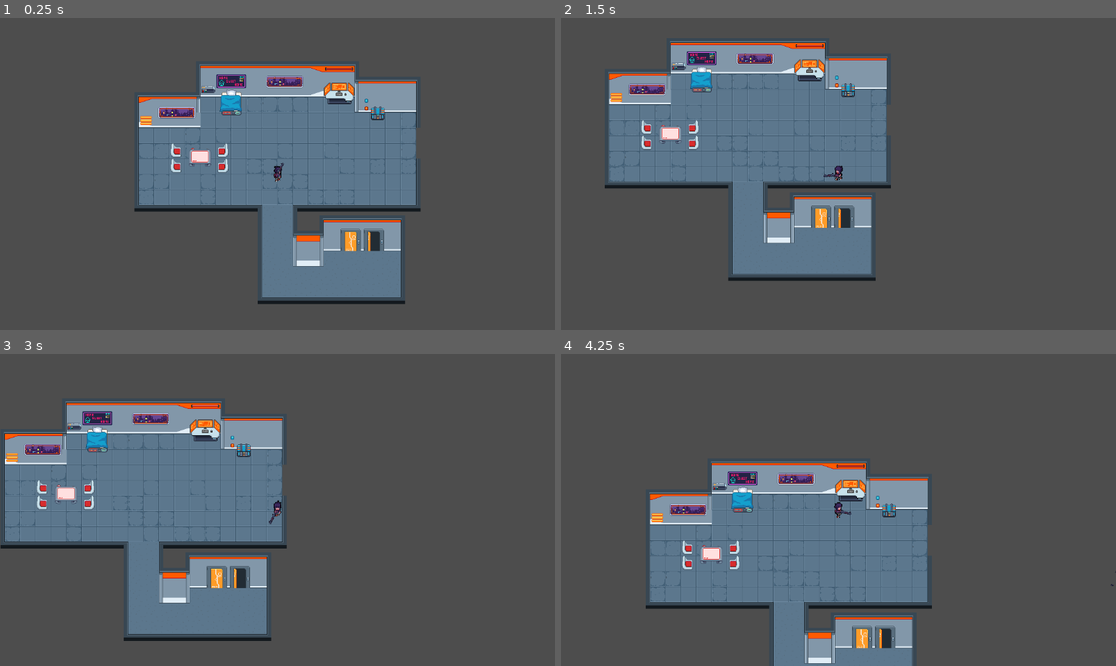
Above: before the commit, frames 1-4 (two rows, left to right).
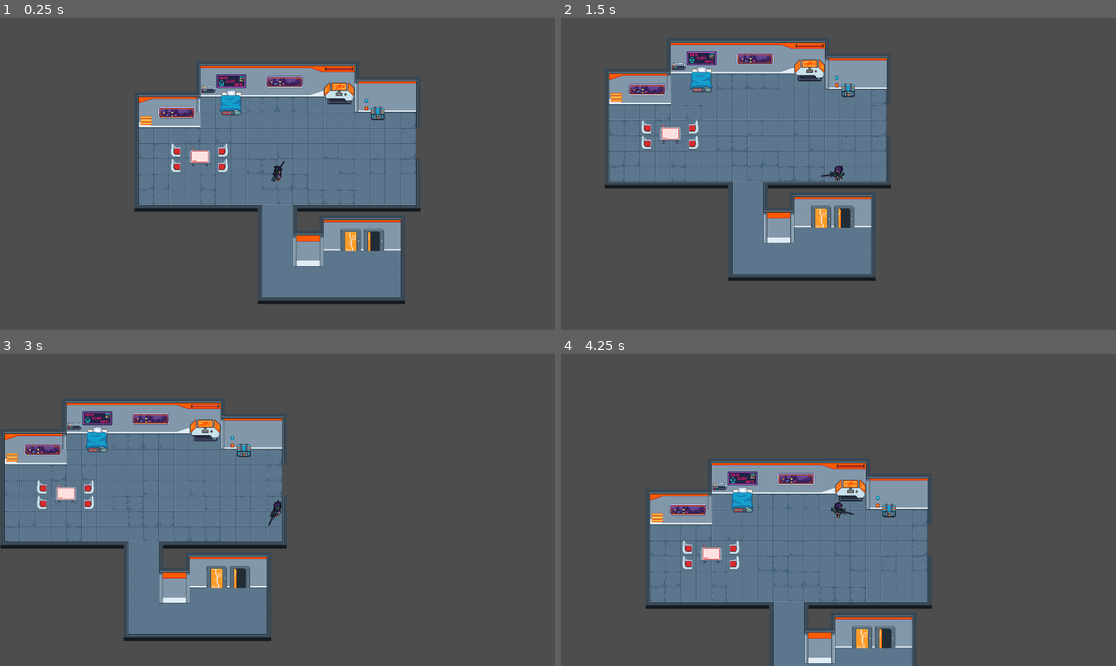
Above: after the commit, the same moments.

Repository: hellstrom01/Tripple-T
Game: Godot game, scene res://scenes/worlds/main_hub.tscn
The game is run twice, just before and just after one commit, with the same random seed, the same clock (stepped at 60 frames per second) and the same inputs. Before the commit the project starts from res://main_hub.tscn.
Inputs (mouse positions are in pixels of both pictures, inside the frame that each line leads up to):
- Up to frame 1 (0.25 s): no input
- Up to frame 2 (1.5 s): tap Enter at 0.5 s; move the mouse to (960, 158) at 0.52 s; hold D (right) 0.53-1.28 s; hold E (interact, bound only after the commit) 0.53-1.28 s; move the mouse to (727, 189) at 1.27 s; hold S (down) from 1.28 s (still down); click (727, 189) at 1.35 s
- Up to frame 3 (3 s): tap E (interact, bound only after the commit) at 1.55, 2.85 s; tap Space at 2 s; move the mouse to (333, 441) at 2.02 s; release S (down) at 2.03 s; hold D (right) 2.03-2.78 s; hold E (interact, bound only after the commit) 2.03-2.78 s; move the mouse to (249, 572) at 2.77 s; hold W (up) from 2.78 s (still down)
- Up to frame 4 (4.25 s): move the mouse to (1005, 556) at 3.52 s; release W (up) at 3.53 s; press the mouse at (1005, 556) at 3.53 s; hold A (left) from 3.53 s (still down); tap E (interact, bound only after the commit) at 3.8 s

The runs differ from the first frame. In frame 1, less than 0.1% of the frame differs, in the area x 48-52%, y 45-53%; in frame 2, less than 0.1%; in frame 3, less than 0.1%; in frame 4, less than 0.1%, in the area x 48-100%, y 49-75%.

Commit message:
cleaned up project structure and added a scene change at door, with ui for actions.

Diff:
--- a/Tiles/cyberpunk_tileset.tres
+++ b/assets/tiles/cyberpunk_tileset.tres
@@ -1,9 +1,9 @@
 [gd_resource type="TileSet" load_steps=3 format=3 uid="uid://ieisi0gu7asy"]
 
-[ext_resource type="Texture2D" uid="uid://w35ifg7by2l4" path="res://Tiles/pixel-cyberpunk-interior.png" id="1_avmvc"]
+[ext_resource type="Texture2D" uid="uid://be1gxnr16c8uj" path="res://assets/tiles/pixel-cyberpunk-interior.png" id="1_yuhxg"]
 
 [sub_resource type="TileSetAtlasSource" id="TileSetAtlasSource_p4up1"]
-texture = ExtResource("1_avmvc")
+texture = ExtResource("1_yuhxg")
 texture_region_size = Vector2i(32, 32)
 0:0/0 = 0
 0:0/0/physics_layer_0/polygon_0/points = PackedVector2Array(-9.6, -16, -16, -16, -16, 16, -9.6, 16)
--- a/bullet.gd
+++ /dev/null
@@ -1,17 +0,0 @@
-extends Area2D
-
-@export var speed := 600.0
-@export var lifetime := 1.5
-@export var damage := 1
-
-func _ready() -> void:
-	get_tree().create_timer(lifetime).timeout.connect(queue_free)
-	body_entered.connect(_on_body_entered)
-
-func _physics_process(delta: float) -> void:
-	position += transform.x * speed * delta
-
-func _on_body_entered(body: Node) -> void:
-	if body.is_in_group("enemies"):
-		body.take_damage(damage)
-		queue_free()
--- a/enemy.tscn
+++ /dev/null
@@ -1,54 +0,0 @@
-[gd_scene load_steps=9 format=3 uid="uid://coyy8kfbrw184"]
-
-[ext_resource type="Script" uid="uid://dtai88cmn3fbp" path="res://enemy.gd" id="1_4gyqm"]
-[ext_resource type="Texture2D" uid="uid://gkb5kaajw5qm" path="res://Sprites/Player/Idle/idle.png" id="2_qi2p4"]
-
-[sub_resource type="RectangleShape2D" id="RectangleShape2D_2u3nc"]
-size = Vector2(15, 28)
-
-[sub_resource type="AtlasTexture" id="AtlasTexture_udxuc"]
-atlas = ExtResource("2_qi2p4")
-region = Rect2(0, 0, 48, 64)
-
-[sub_resource type="AtlasTexture" id="AtlasTexture_ikiii"]
-atlas = ExtResource("2_qi2p4")
-region = Rect2(48, 0, 48, 64)
-
-[sub_resource type="AtlasTexture" id="AtlasTexture_cbp6q"]
-atlas = ExtResource("2_qi2p4")
-region = Rect2(96, 0, 48, 64)
-
-[sub_resource type="AtlasTexture" id="AtlasTexture_26xuy"]
-atlas = ExtResource("2_qi2p4")
-region = Rect2(144, 0, 48, 64)
-
-[sub_resource type="SpriteFrames" id="SpriteFrames_bc84e"]
-animations = [{
-"frames": [{
-"duration": 1.0,
-"texture": SubResource("AtlasTexture_udxuc")
-}, {
-"duration": 1.0,
-"texture": SubResource("AtlasTexture_ikiii")
-}, {
-"duration": 1.0,
-"texture": SubResource("AtlasTexture_cbp6q")
-}, {
-"duration": 1.0,
-"texture": SubResource("AtlasTexture_26xuy")
-}],
-"loop": true,
-"name": &"default",
-"speed": 5.0
-}]
-
-[node name="Enemy" type="CharacterBody2D"]
-script = ExtResource("1_4gyqm")
-
-[node name="CollisionShape2D" type="CollisionShape2D" parent="."]
-position = Vector2(0.5, -2)
-shape = SubResource("RectangleShape2D_2u3nc")
-
-[node name="AnimatedSprite2D" type="AnimatedSprite2D" parent="."]
-sprite_frames = SubResource("SpriteFrames_bc84e")
-frame_progress = 0.74704
--- a/project.godot
+++ b/project.godot
@@ -42,6 +42,11 @@
 "events": [Object(InputEventMouseButton,"resource_local_to_scene":false,"resource_name":"","device":-1,"window_id":0,"a …(259 unchanged characters)…
 ]
 }
+interact={
+"deadzone": 0.2,
+"events": [Object(InputEventKey,"resource_local_to_scene":false,"resource_name":"","device":-1,"window_id":0,"alt_pressed":false,"shift_pressed":false,"ctrl_pressed":false,"meta_pressed":false,"pressed":false,"keycode":0,"physical_keycode":69,"key_label":0,"unicode":101,"location":0,"echo":false,"script":null)
+]
+}
 
 [rendering]
 
--- /dev/null
+++ b/scenes/units/enemy.tscn
@@ -0,0 +1,33 @@
+[gd_scene load_steps=6 format=3 uid="uid://coyy8kfbrw184"]
+
+[ext_resource type="Script" uid="uid://bgti48t1vixg5" path="res://scripts/units/enemy.gd" id="1_mpn3k"]
+[ext_resource type="Texture2D" uid="uid://bvsd2b6holrku" path="res://assets/sprites/Player/Idle/idle_down.png" id="2_src7g"]
+
+[sub_resource type="RectangleShape2D" id="RectangleShape2D_2u3nc"]
+size = Vector2(15, 28)
+
+[sub_resource type="AtlasTexture" id="AtlasTexture_ickjd"]
+atlas = ExtResource("2_src7g")
+region = Rect2(336, 0, 48, 64)
+
+[sub_resource type="SpriteFrames" id="SpriteFrames_bc84e"]
+animations = [{
+"frames": [{
+"duration": 1.0,
+"texture": SubResource("AtlasTexture_ickjd")
+}],
+"loop": true,
+"name": &"default",
+"speed": 5.0
+}]
+
+[node name="Enemy" type="CharacterBody2D"]
+script = ExtResource("1_mpn3k")
+
+[node name="CollisionShape2D" type="CollisionShape2D" parent="."]
+position = Vector2(0.5, -2)
+shape = SubResource("RectangleShape2D_2u3nc")
+
+[node name="AnimatedSprite2D" type="AnimatedSprite2D" parent="."]
+sprite_frames = SubResource("SpriteFrames_bc84e")
+frame_progress = 0.74704
--- a/player.tscn
+++ b/scenes/units/player.tscn
@@ -1,19 +1,19 @@
 [gd_scene load_steps=113 format=3 uid="uid://c01c3n8mm8r84"]
 
-[ext_resource type="Script" uid="uid://mj51hh6xefm1" path="res://Player.gd" id="1_bwjto"]
-[ext_resource type="PackedScene" uid="uid://c17rye0mnbgmr" path="res://shotgun.tscn" id="2_bwjto"]
-[ext_resource type="Texture2D" uid="uid://d3lg1kxswps6h" path="res://Sprites/Player/Idle/idle_down.png" id="3_u1c27"]
-[ext_resource type="Texture2D" uid="uid://bvv14qq66xk5e" path="res://Sprites/Player/Idle/idle_left_down.png" id="4_op7ga"]
-[ext_resource type="Texture2D" uid="uid://dwydm6v03jot1" path="res://Sprites/Player/Idle/idle_left_up.png" id="5_q13i1"]
-[ext_resource type="Texture2D" uid="uid://n0b806f6y6h" path="res://Sprites/Player/Idle/idle_right_down.png" id="6_pylmc"]
-[ext_resource type="Texture2D" uid="uid://ddelv4jbblwbf" path="res://Sprites/Player/Idle/idle_right_up.png" id="7_pbfsw"]
-[ext_resource type="Texture2D" uid="uid://b6cpmdwg00fa3" path="res://Sprites/Player/Idle/idle_up.png" id="8_5tmop"]
-[ext_resource type="Texture2D" uid="uid://d07gp56ryhusi" path="res://Sprites/Player/Walk/walk_down.png" id="9_7ahtn"]
-[ext_resource type="Texture2D" uid="uid://cv45x646lypv6" path="res://Sprites/Player/Walk/walk_left_down.png" id="10_7lmhl"]
-[ext_resource type="Texture2D" uid="uid://cjrv6yeee6mqp" path="res://Sprites/Player/Walk/walk_left_up.png" id="11_dx0e4"]
-[ext_resource type="Texture2D" uid="uid://dmax73xqpyllb" path="res://Sprites/Player/Walk/walk_right_down.png" id="12_jm5j8"]
-[ext_resource type="Texture2D" uid="uid://c33n6xbwf3ffc" path="res://Sprites/Player/Walk/walk_right_up.png" id="13_7hik5"]
-[ext_resource type="Texture2D" uid="uid://bmxu8xd8erwku" path="res://Sprites/Player/Walk/walk_up.png" id="14_qtqh7"]
+[ext_resource type="Script" uid="uid://d2kidjo7m32vn" path="res://scripts/units/Player.gd" id="1_bwjto"]
+[ext_resource type="PackedScene" uid="uid://bjhroagbfq3sc" path="res://scenes/weapons/sniper.tscn" id="2_m4w27"]
+[ext_resource type="Texture2D" uid="uid://bvsd2b6holrku" path="res://assets/sprites/Player/Idle/idle_down.png" id="3_u1c27"]
+[ext_resource type="Texture2D" uid="uid://d0lsrlwhbtxi2" path="res://assets/sprites/Player/Idle/idle_left_down.png" id="4_op7ga"]
+[ext_resource type="Texture2D" uid="uid://csuyijcc1x5gb" path="res://assets/sprites/Player/Idle/idle_left_up.png" id="5_q13i1"]
+[ext_resource type="Texture2D" uid="uid://dwiojnrbaqug8" path="res://assets/sprites/Player/Idle/idle_right_down.png" id="6_pylmc"]
+[ext_resource type="Texture2D" uid="uid://cfwnlbf33udax" path="res://assets/sprites/Player/Idle/idle_right_up.png" id="7_pbfsw"]
+[ext_resource type="Texture2D" uid="uid://bgsa2l12weypp" path="res://assets/sprites/Player/Idle/idle_up.png" id="8_5tmop"]
+[ext_resource type="Texture2D" uid="uid://cy0rpe41ruyg1" path="res://assets/sprites/Player/Walk/walk_down.png" id="9_7ahtn"]
+[ext_resource type="Texture2D" uid="uid://ch104ge8f0wdj" path="res://assets/sprites/Player/Walk/walk_left_down.png" id="10_7lmhl"]
+[ext_resource type="Texture2D" uid="uid://sn53eohj5cu4" path="res://assets/sprites/Player/Walk/walk_left_up.png" id="11_dx0e4"]
+[ext_resource type="Texture2D" uid="uid://c5igcq5016wf" path="res://assets/sprites/Player/Walk/walk_right_down.png" id="12_jm5j8"]
+[ext_resource type="Texture2D" uid="uid://7gifcynhr7sl" path="res://assets/sprites/Player/Walk/walk_right_up.png" id="13_7hik5"]
+[ext_resource type="Texture2D" uid="uid://3ybukv4tnqsn" path="res://assets/sprites/Player/Walk/walk_up.png" id="14_qtqh7"]
 
 [sub_resource type="RectangleShape2D" id="RectangleShape2D_aqk2v"]
 size = Vector2(15, 28)
@@ -755,7 +755,7 @@
 
 [node name="Player" type="CharacterBody2D"]
 script = ExtResource("1_bwjto")
-weapon_scene = ExtResource("2_bwjto")
+weapon_scene = ExtResource("2_m4w27")
 
 [node name="CollisionShape2D" type="CollisionShape2D" parent="."]
 position = Vector2(0.5, -2)
--- a/bullet.tscn
+++ b/scenes/weapons/bullet.tscn
@@ -1,17 +1,17 @@
 [gd_scene load_steps=4 format=3 uid="uid://br603hkref2j4"]
 
-[ext_resource type="Texture2D" uid="uid://b33mb5qohvklp" path="res://Sprites/Guns/bullet.png" id="1_v7oki"]
-[ext_resource type="Script" uid="uid://2bl1r4amjitl" path="res://bullet.gd" id="1_v8qja"]
+[ext_resource type="Script" uid="uid://bvikwo4mcf5ly" path="res://scripts/weapons/bullet.gd" id="1_dnt7v"]
+[ext_resource type="Texture2D" uid="uid://b33mb5qohvklp" path="res://assets/sprites/Guns/bullet.png" id="2_1t05q"]
 
 [sub_resource type="RectangleShape2D" id="RectangleShape2D_v7oki"]
 size = Vector2(6, 3)
 
 [node name="Bullet" type="Area2D"]
-script = ExtResource("1_v8qja")
+script = ExtResource("1_dnt7v")
 
 [node name="Sprite2D" type="Sprite2D" parent="."]
 rotation = -1.5708
-texture = ExtResource("1_v7oki")
+texture = ExtResource("2_1t05q")
 
 [node name="CollisionShape2D" type="CollisionShape2D" parent="."]
 shape = SubResource("RectangleShape2D_v7oki")
--- /dev/null
+++ b/scenes/weapons/shotgun.tscn
@@ -0,0 +1,25 @@
+[gd_scene load_steps=4 format=3 uid="uid://c17rye0mnbgmr"]
+
+[ext_resource type="PackedScene" uid="uid://bwwnoigv4bkp7" path="res://scenes/weapons/weapon_base.tscn" id="1_278ir"]
+[ext_resource type="AudioStream" uid="uid://dh11jalve4y7a" path="res://assets/sounds/shotgun.wav" id="2_uukpr"]
+[ext_resource type="Texture2D" uid="uid://q713abrhjj4h" path="res://assets/sprites/Guns/guns.png" id="3_qn8fy"]
+
+[node name="Weapon" instance=ExtResource("1_278ir")]
+fire_rate = 2.0
+automatic = false
+pellets = 10
+spread_deg = 15.0
+bullet_speed = 1500.0
+
+[node name="ShootSound" parent="." index="0"]
+stream = ExtResource("2_uukpr")
+attenuation = 78.79333
+
+[node name="GunSprite" parent="Visual" index="0"]
+position = Vector2(-9.368423, -6.3691826)
+texture = ExtResource("3_qn8fy")
+region_enabled = true
+region_rect = Rect2(64, 85, 32, 12)
+
+[node name="Muzzle" parent="Visual" index="1"]
+position = Vector2(22.635643, -2.4466286)
--- /dev/null
+++ b/scenes/weapons/sniper.tscn
@@ -0,0 +1,24 @@
+[gd_scene load_steps=4 format=3 uid="uid://bjhroagbfq3sc"]
+
+[ext_resource type="PackedScene" uid="uid://bwwnoigv4bkp7" path="res://scenes/weapons/weapon_base.tscn" id="1_ohs8w"]
+[ext_resource type="AudioStream" uid="uid://dpgn02mawkwij" path="res://assets/sounds/sniper.wav" id="2_ohs8w"]
+[ext_resource type="Texture2D" uid="uid://q713abrhjj4h" path="res://assets/sprites/Guns/guns.png" id="3_xev6v"]
+
+[node name="Weapon" instance=ExtResource("1_ohs8w")]
+fire_rate = 0.5
+automatic = false
+bullet_speed = 2500.0
+damage = 146
+recoil_pixels = 10.0
+
+[node name="ShootSound" parent="." index="0"]
+stream = ExtResource("2_ohs8w")
+
+[node name="GunSprite" parent="Visual" index="0"]
+position = Vector2(-14.179, -9.31684)
+texture = ExtResource("3_xev6v")
+region_enabled = true
+region_rect = Rect2(160, 50, 48, 14)
+
+[node name="Muzzle" parent="Visual" index="1"]
+position = Vector2(34.2365, -3.15315)
--- /dev/null
+++ b/scenes/weapons/weapon_base.tscn
@@ -0,0 +1,38 @@
+[gd_scene load_steps=6 format=3 uid="uid://bwwnoigv4bkp7"]
+
+[ext_resource type="Script" uid="uid://dnj31361blrw0" path="res://scripts/weapons/weapon.gd" id="1_no4jq"]
+[ext_resource type="PackedScene" uid="uid://br603hkref2j4" path="res://scenes/weapons/bullet.tscn" id="2_nmho7"]
+[ext_resource type="AudioStream" uid="uid://cyp6hctbllhbm" path="res://assets/sounds/shoot_sound.wav" id="3_jpfg6"]
+[ext_resource type="Texture2D" uid="uid://f3rxvron6c7t" path="res://assets/sprites/Guns/Gun1.png" id="4_h437y"]
+[ext_resource type="Texture2D" uid="uid://bbxhe3rx06etx" path="res://assets/sprites/Guns/effects.png" id="5_xwh6a"]
+
+[node name="Weapon" type="Node2D"]
+script = ExtResource("1_no4jq")
+bullet_scene = ExtResource("2_nmho7")
+
+[node name="ShootSound" type="AudioStreamPlayer2D" parent="."]
+stream = ExtResource("3_jpfg6")
+volume_db = -7.068
+pitch_scale = 1.08
+attenuation = 28.840023
+
+[node name="FireTimer" type="Timer" parent="."]
+one_shot = true
+
+[node name="Visual" type="Node2D" parent="."]
+
+[node name="GunSprite" type="Sprite2D" parent="Visual"]
+position = Vector2(-3, -6)
+texture = ExtResource("4_h437y")
+centered = false
+
+[node name="Muzzle" type="Marker2D" parent="Visual"]
+position = Vector2(18.020851, -2.5389252)
+
+[node name="MuzzleFlash" type="Sprite2D" parent="Visual/Muzzle"]
+visible = false
+position = Vector2(4, 0)
+scale = Vector2(0.2, 0.2)
+texture = ExtResource("5_xwh6a")
+region_enabled = true
+region_rect = Rect2(91, 14, 36, 22)
--- a/main_hub.tscn
+++ b/scenes/worlds/main_hub.tscn
@@ -1,38 +1,78 @@
-[gd_scene load_steps=3 format=4 uid="uid://dyfo35qs7kad6"]
+[gd_scene load_steps=7 format=4 uid="uid://dyfo35qs7kad6"]
 
-[ext_resource type="TileSet" uid="uid://ieisi0gu7asy" path="res://Tiles/cyberpunk_tileset.tres" id="1_pbotw"]
-[ext_resource type="PackedScene" uid="uid://c01c3n8mm8r84" path="res://player.tscn" id="2_3j0ih"]
+[ext_resource type="TileSet" uid="uid://ieisi0gu7asy" path="res://assets/tiles/cyberpunk_tileset.tres" id="1_ouqh3"]
+[ext_resource type="PackedScene" uid="uid://c01c3n8mm8r84" path="res://scenes/units/player.tscn" id="2_1xqrv"]
+[ext_resource type="Script" uid="uid://y2we8e6q6ssf" path="res://scripts/interactions/door_enter.gd" id="3_02w4p"]
+
+[sub_resource type="RectangleShape2D" id="RectangleShape2D_244tm"]
+size = Vector2(85, 13)
+
+[sub_resource type="SystemFont" id="SystemFont_5txe5"]
+
+[sub_resource type="LabelSettings" id="LabelSettings_glgq4"]
+font = SubResource("SystemFont_5txe5")
+font_size = 24
 
 [node name="MainHub" type="Node2D"]
 
 [node name="TileMap" type="TileMap" parent="."]
 physics_interpolation_mode = 1
-tile_set = ExtResource("1_pbotw")
+tile_set = ExtResource("1_ouqh3")
 format = 2
 
 [node name="Layer1" type="TileMapLayer" parent="TileMap"]
 z_index = 1
 use_parent_material = true
 tile_map_data = PackedByteArray("AAD3////BgAAAAIAAAD3/wAABgABAAIAAAD3/wEABgABAAMAAAD4////BgAAAAIAAAD4/wAABgABAAIAAAD4/w …(4032 unchanged characters)…
-tile_set = ExtResource("1_pbotw")
+tile_set = ExtResource("1_ouqh3")
 
 [node name="Layer2" type="TileMapLayer" parent="TileMap"]
 z_index = 1
 use_parent_material = true
 tile_map_data = PackedByteArray("AAAFAPr/BgAAAAAAAAAFAPv/BgAAAAEAAAAFAPn/BgADAAUAAAAGAPn/BgACAAQAAAAHAPn/BgACAAQAAAAIAP …(768 unchanged characters)…
-tile_set = ExtResource("1_pbotw")
+tile_set = ExtResource("1_ouqh3")
 
 [node name="Layer3" type="TileMapLayer" parent="TileMap"]
 z_index = 2
 use_parent_material = true
 tile_map_data = PackedByteArray("AAD9//v/BgASAAYAAAADAPv/BgAMAAUAAAAEAPv/BgANAAUAAAD5//7/BgAKAAMAAAD8//7/BgAKAAQAAAD6//7/BgAOAAcAAAD6////BgAOAAgAAAD7//7/BgAPAAcAAAD7////BgAPAAgAAAD5////BgAKAAMAAAD8////BgAKAAQAAAA=")
-tile_set = ExtResource("1_pbotw")
+tile_set = ExtResource("1_ouqh3")
 
 [node name="Layer4" type="TileMapLayer" parent="TileMap"]
 z_index = 3
 use_parent_material = true
 tile_map_data = PackedByteArray("AAD8//z/BgAIAAoAAAD9//z/BgAJAAoAAAD8//v/BgAIAAkAAAD9//v/BgAJAAkAAAADAPr/BgAGAAMAAAAEAPr/BgAHAAMAAAAFAPr/BgAIAAMAAAAGAPz/BgAKAAcAAAAFAPv/BgAFAAAAAAA=")
-tile_set = ExtResource("1_pbotw")
+tile_set = ExtResource("1_ouqh3")
 
-[node name="Player" parent="." instance=ExtResource("2_3j0ih")]
+[node name="Player" parent="." instance=ExtResource("2_1xqrv")]
 z_index = 10
+
+[node name="Door_enter" type="Area2D" parent="."]
+script = ExtResource("3_02w4p")
+
+[node name="CollisionShape2D" type="CollisionShape2D" parent="Door_enter"]
+position = Vector2(175.5, 169.5)
+shape = SubResource("RectangleShape2D_244tm")
+
+[node name="UI" type="CanvasLayer" parent="."]
+
+[node name="PromptContainer" type="Control" parent="UI"]
+layout_mode = 3
+anchors_preset = 15
+anchor_right = 1.0
+anchor_bottom = 1.0
+grow_horizontal = 2
+grow_vertical = 2
+
+[node name="PromptLabel" type="Label" parent="UI/PromptContainer"]
+layout_mode = 0
+offset_left = 505.0
+offset_top = 584.0
+offset_right = 569.0
+offset_bottom = 618.0
+label_settings = SubResource("LabelSettings_glgq4")
+horizontal_alignment = 1
+vertical_alignment = 1
+
+[connection signal="body_entered" from="Door_enter" to="Door_enter" method="_on_body_entered"]
+[connection signal="body_exited" from="Door_enter" to="Door_enter" method="_on_body_exited"]
--- /dev/null
+++ b/scenes/worlds/world.tscn
@@ -0,0 +1,9 @@
+[gd_scene load_steps=3 format=3 uid="uid://b578wc3pc3kna"]
+
+[ext_resource type="Script" uid="uid://y0l0cevnhccq" path="res://scripts/core/world.gd" id="1_mnksr"]
+[ext_resource type="PackedScene" uid="uid://c01c3n8mm8r84" path="res://scenes/units/player.tscn" id="2_sqeqr"]
+
+[node name="World" type="Node2D"]
+script = ExtResource("1_mnksr")
+
+[node name="Player" parent="." instance=ExtResource("2_sqeqr")]
--- a/world.gd
+++ b/scripts/core/world.gd
@@ -1,7 +1,7 @@
 extends Node2D
 
 @onready var player := $Player
-const EnemyScene := preload("res://Enemy.tscn")
+const EnemyScene := preload("res://scenes/units/enemy.tscn")
 
 func _ready() -> void:
 	# Ee: spawn one near the player at start
--- /dev/null
+++ b/scripts/interactions/door_enter.gd
@@ -0,0 +1,33 @@
+extends Area2D
+
+@export var target_scene_path: String = "res://scenes/worlds/world.tscn"  # e.g., "res://scenes/shotgun_test.tscn" – set in Inspector
+@onready var collision_shape: CollisionShape2D = $CollisionShape2D
+
+@export var prompt_text: String = "Press E to Enter"  # Custom text here!
+@onready var prompt_label: Label = get_node("/root/MainHub/UI/PromptContainer/PromptLabel")
+
+var player_inside: Node2D = null
+
+func _ready():
+	prompt_label.visible = false
+	if target_scene_path.is_empty():
+		push_error("Set target_scene_path in Inspector!")
+
+func _on_body_entered(body: Node2D):
+	if body.is_in_group("Player"):
+		player_inside = body
+		prompt_label.text = prompt_text  # Write the text!
+		prompt_label.visible = true     # Show it
+
+func _on_body_exited(body: Node2D):
+	if body == player_inside:
+		player_inside = null
+		prompt_label.visible = false     # Hide it
+
+func _input(event):
+	if player_inside and event.is_action_pressed("interact"):
+		_enter_door()
+
+func _enter_door():
+	if get_tree().change_scene_to_file(target_scene_path) != OK:
+		push_error("Failed to load scene: " + target_scene_path)
--- a/Player.gd
+++ b/scripts/units/Player.gd
@@ -10,6 +10,8 @@
 @onready var weapon_anchor: Node2D = $WeaponAnchor
 
 func _ready() -> void:
+	add_to_group("Player")
+
 	if weapon_scene:
 		weapon = weapon_scene.instantiate() as Node2D
 		weapon_anchor.add_child(weapon)
--- /dev/null
+++ b/scripts/weapons/bullet.gd
@@ -0,0 +1,25 @@
+extends Area2D
+
+@export var speed := 600.0
+@export var lifetime := 1.5
+@export var damage := 1
+@export var pierce_count: int = 1  # Hits before stopping (1 = no pierce)
+
+var current_pierce: int
+
+func _ready() -> void:
+	current_pierce = pierce_count  # Copy export to runtime var
+	get_tree().create_timer(lifetime).timeout.connect(queue_free)
+	# Signal connection (with duplicate check, from earlier)
+	if not body_entered.is_connected(_on_body_entered):
+		body_entered.connect(_on_body_entered)
+
+func _physics_process(delta: float) -> void:
+	position += transform.x * speed * delta
+
+func _on_body_entered(body: Node) -> void:
+	if body.is_in_group("enemies") and current_pierce > 0:
+		body.take_damage(damage)
+		current_pierce -= 1
+		if current_pierce <= 0:
+			queue_free()
--- a/weapon.gd
+++ b/scripts/weapons/weapon.gd
@@ -75,6 +75,7 @@
 
 		var bullet := bullet_scene.instantiate()
 		get_tree().current_scene.add_child(bullet)
+		bullet.speed = bullet_speed
 		bullet.global_position = muzzle.global_position
 		bullet.rotation = dir.angle()
 		if "velocity" in bullet:
--- a/shotgun.tscn
+++ /dev/null
@@ -1,21 +0,0 @@
-[gd_scene load_steps=4 format=3 uid="uid://c17rye0mnbgmr"]
-
-[ext_resource type="PackedScene" uid="uid://bwwnoigv4bkp7" path="res://weapon_base.tscn" id="1_hn68x"]
-[ext_resource type="Texture2D" uid="uid://q713abrhjj4h" path="res://Sprites/Guns/guns.png" id="2_5bb75"]
-[ext_resource type="AudioStream" uid="uid://dh11jalve4y7a" path="res://Sounds/shotgun.wav" id="2_7oeqp"]
-
-[node name="Weapon" instance=ExtResource("1_hn68x")]
-fire_rate = 2.0
-automatic = false
-pellets = 10
-spread_deg = 15.0
-bullet_speed = 1500.0
-
-[node name="ShootSound" parent="." index="0"]
-stream = ExtResource("2_7oeqp")
-attenuation = 78.79333
-
-[node name="GunSprite" parent="Visual" index="0"]
-texture = ExtResource("2_5bb75")
-region_enabled = true
-region_rect = Rect2(64, 85, 32, 12)
--- a/sniper.tscn
+++ /dev/null
@@ -1,25 +0,0 @@
-[gd_scene load_steps=4 format=3 uid="uid://bjhroagbfq3sc"]
-
-[ext_resource type="PackedScene" uid="uid://bwwnoigv4bkp7" path="res://weapon_base.tscn" id="1_xcl07"]
-[ext_resource type="Texture2D" uid="uid://c66aw585fg5pl" path="res://Sprites/Guns/guns.png" id="2_6jcko"]
-[ext_resource type="AudioStream" uid="uid://c103f1x1yfyif" path="res://Sounds/david.wav" id="2_okkp5"]
-
-[node name="Weapon" instance=ExtResource("1_xcl07")]
-fire_rate = 1.0
-automatic = false
-bullet_speed = 2500.0
-damage = 146
-recoil_pixels = 10.0
-
-[node name="ShootSound" parent="." index="0"]
-stream = ExtResource("2_okkp5")
-volume_db = 4.039
-
-[node name="GunSprite" parent="Visual" index="0"]
-position = Vector2(-14.179, -9.31684)
-texture = ExtResource("2_6jcko")
-region_enabled = true
-region_rect = Rect2(160, 50, 48, 14)
-
-[node name="Muzzle" parent="Visual" index="1"]
-position = Vector2(34.2365, -3.15315)
--- a/weapon_base.tscn
+++ /dev/null
@@ -1,38 +0,0 @@
-[gd_scene load_steps=6 format=3 uid="uid://bwwnoigv4bkp7"]
-
-[ext_resource type="Script" uid="uid://dnj31361blrw0" path="res://weapon.gd" id="1_ucd8r"]
-[ext_resource type="PackedScene" uid="uid://br603hkref2j4" path="res://bullet.tscn" id="2_i27b3"]
-[ext_resource type="AudioStream" uid="uid://cyp6hctbllhbm" path="res://Sounds/shoot_sound.wav" id="3_c8py1"]
-[ext_resource type="Texture2D" uid="uid://f3rxvron6c7t" path="res://Sprites/Guns/Gun1.png" id="4_mhi6l"]
-[ext_resource type="Texture2D" uid="uid://bbxhe3rx06etx" path="res://Sprites/Guns/effects.png" id="5_fiohk"]
-
-[node name="Weapon" type="Node2D"]
-script = ExtResource("1_ucd8r")
-bullet_scene = ExtResource("2_i27b3")
-
-[node name="ShootSound" type="AudioStreamPlayer2D" parent="."]
-stream = ExtResource("3_c8py1")
-volume_db = -7.068
-pitch_scale = 1.08
-attenuation = 28.840023
-
-[node name="FireTimer" type="Timer" parent="."]
-one_shot = true
-
-[node name="Visual" type="Node2D" parent="."]
-
-[node name="GunSprite" type="Sprite2D" parent="Visual"]
-position = Vector2(-3, -6)
-texture = ExtResource("4_mhi6l")
-centered = false
-
-[node name="Muzzle" type="Marker2D" parent="Visual"]
-position = Vector2(18.020851, -2.5389252)
-
-[node name="MuzzleFlash" type="Sprite2D" parent="Visual/Muzzle"]
-visible = false
-position = Vector2(4, 0)
-scale = Vector2(0.2, 0.2)
-texture = ExtResource("5_fiohk")
-region_enabled = true
-region_rect = Rect2(91, 14, 36, 22)
--- a/world.tscn
+++ /dev/null
@@ -1,9 +0,0 @@
-[gd_scene load_steps=3 format=3 uid="uid://b578wc3pc3kna"]
-
-[ext_resource type="Script" uid="uid://ced3sy51mcjaq" path="res://world.gd" id="1_fj7yv"]
-[ext_resource type="PackedScene" uid="uid://c01c3n8mm8r84" path="res://player.tscn" id="1_tlwt5"]
-
-[node name="World" type="Node2D"]
-script = ExtResource("1_fj7yv")
-
-[node name="Player" parent="." instance=ExtResource("1_tlwt5")]
Renamed: Sprites/Guns/Gun1.png -> assets/sprites/Guns/Gun1.png
Renamed: Sprites/Guns/bullet.png -> assets/sprites/Guns/bullet.png
Renamed: Sprites/Guns/effects.png -> assets/sprites/Guns/effects.png
Renamed: Sprites/Guns/guns.png -> assets/sprites/Guns/guns.png
Renamed: Sprites/Player/Idle/idle.png -> assets/sprites/Player/Idle/idle.png
Renamed: Sprites/Player/Idle/idle_down.png -> assets/sprites/Player/Idle/idle_down.png
Renamed: Sprites/Player/Idle/idle_left_down.png -> assets/sprites/Player/Idle/idle_left_down.png
Renamed: Sprites/Player/Idle/idle_left_up.png -> assets/sprites/Player/Idle/idle_left_up.png
Renamed: Sprites/Player/Idle/idle_right_down.png -> assets/sprites/Player/Idle/idle_right_down.png
Renamed: Sprites/Player/Idle/idle_right_up.png -> assets/sprites/Player/Idle/idle_right_up.png
Renamed: Sprites/Player/Idle/idle_up.png -> assets/sprites/Player/Idle/idle_up.png
Renamed: Sprites/Player/Walk/walk.png -> assets/sprites/Player/Walk/walk.png
(and 14 more such lines)
